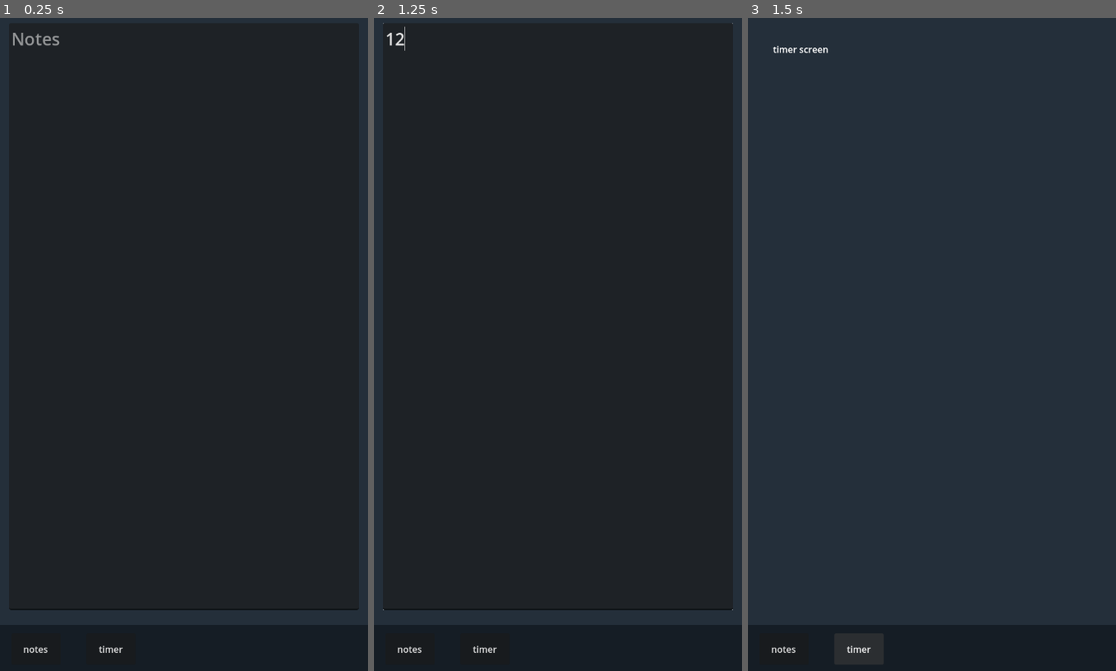
Above: before the commit, frames 1-3 (left to right).
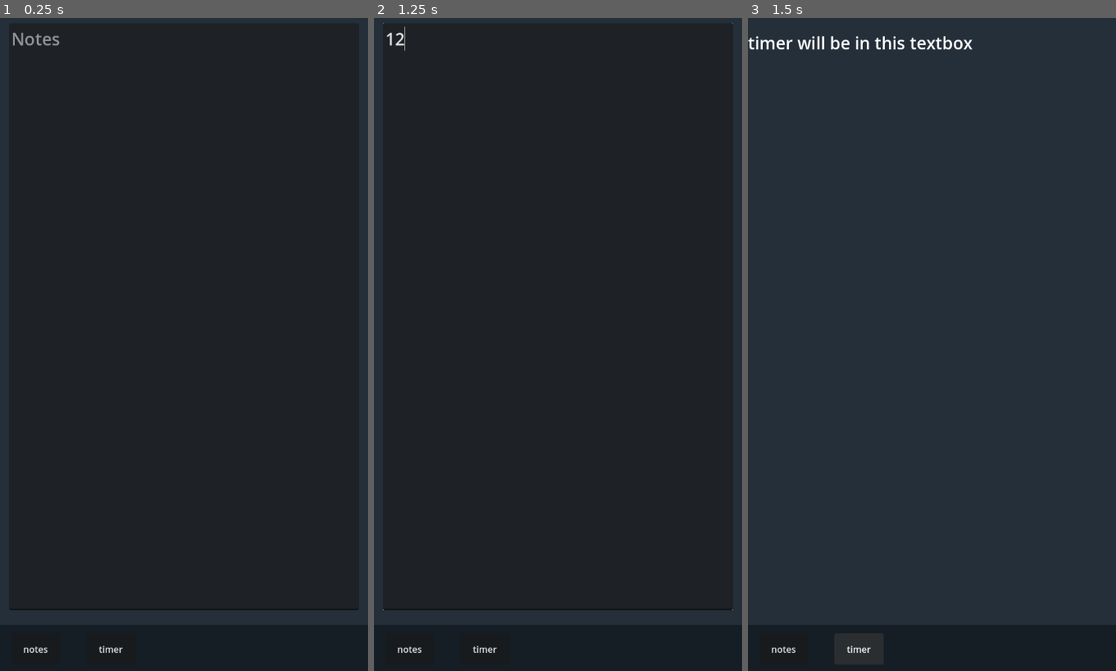
Above: after the commit, the same moments.

Repository: Visio-Lumen/ayro
Game: Godot game, scene res://textbox.tscn
Same seed, same stepped clock (60 frames per second), same inputs: the game is played once before the commit and once after it.
Inputs (mouse positions are in pixels of both pictures, inside the frame that each line leads up to):
- Up to frame 1 (0.25 s): no input
- Up to frame 2 (1.25 s): click (558, 318) at 0.52 s; type "12" at 0.6 s
- Up to frame 3 (1.5 s): click "timer" at 1.25 s

Frames 1-2 are identical in both runs. In frame 3, 0.6% of the frame differs, in the area x 0-62%, y 2-6%.

Commit message:
im sorry theres a bug
theres a bug but i have to save

Diff:
--- /dev/null
+++ b/Label.gd
@@ -0,0 +1,11 @@
+extends Label
+
+
+# Called when the node enters the scene tree for the first time.
+func _ready():
+	position = Vector2.ZERO
+
+
+# Called every frame. 'delta' is the elapsed time since the previous frame.
+func _process(delta):
+	pass
--- a/timer.tscn
+++ b/timer.tscn
@@ -1,6 +1,10 @@
-[gd_scene load_steps=2 format=3 uid="uid://bcq8h2yb3w412"]
+[gd_scene load_steps=4 format=3 uid="uid://bcq8h2yb3w412"]
 
 [ext_resource type="PackedScene" uid="uid://cov8qj3jrd2bo" path="res://taskbar.tscn" id="1_lmuxb"]
+[ext_resource type="Script" path="res://Label.gd" id="2_ymx1t"]
+
+[sub_resource type="Theme" id="Theme_b6jq1"]
+default_font_size = 30
 
 [node name="Timer" type="Node2D"]
 
@@ -12,8 +16,19 @@
 [node name="taskbar" parent="." instance=ExtResource("1_lmuxb")]
 
 [node name="Label" type="Label" parent="."]
-offset_left = 44.0
-offset_top = 49.0
-offset_right = 339.0
-offset_bottom = 147.0
-text = "timer screen"
+anchors_preset = 8
+anchor_left = 0.5
+anchor_top = 0.5
+anchor_right = 0.5
+anchor_bottom = 0.5
+offset_left = -198.5
+offset_top = -49.0
+offset_right = 198.5
+offset_bottom = 49.0
+grow_horizontal = 2
+grow_vertical = 2
+theme = SubResource("Theme_b6jq1")
+text = "timer will be in this textbox"
+horizontal_alignment = 1
+vertical_alignment = 1
+script = ExtResource("2_ymx1t")
Binary file added: Screen Shot 2023-10-17 at 9.26.15 AM.png
Not shown, added: Screen Shot 2023-10-17 at 9.26.15 AM.png.import
